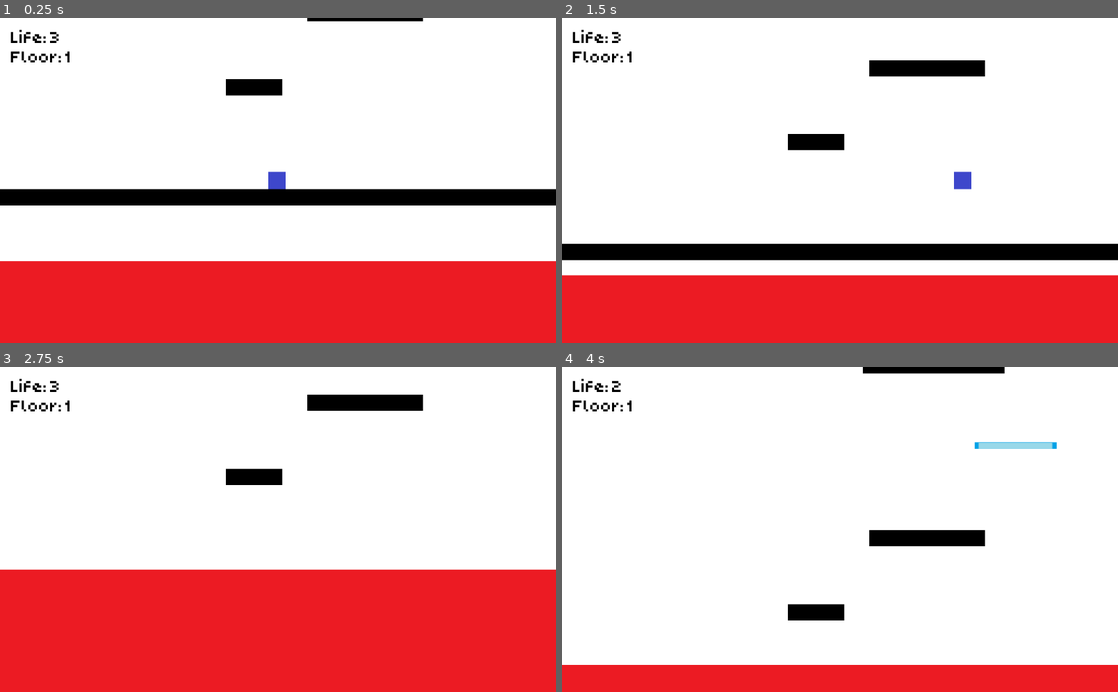
Above: before the commit, frames 1-4 (two rows, left to right).
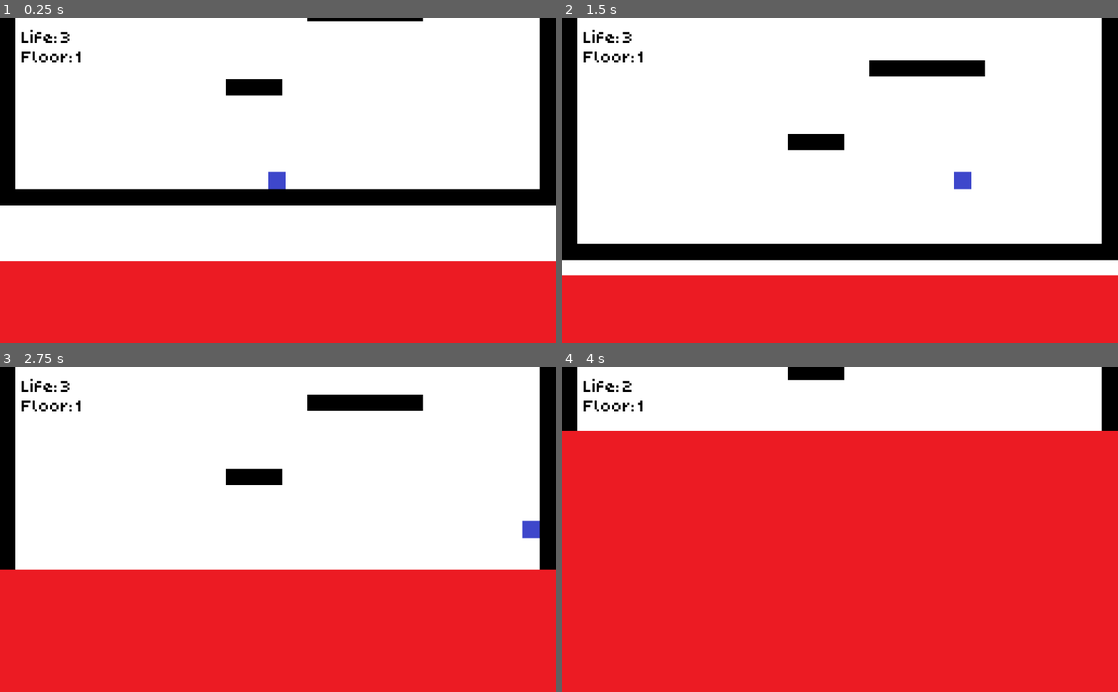
Above: after the commit, the same moments.

Repository: Darkstick/Jumper
Game: Godot game, scene res://Scenes/Levels/main.tscn
Two runs of this game, one before a commit and one after it. Both use one fixed random seed, a clock stepped at 60 frames per second and the inputs below.
Inputs:
- Up to frame 1 (0.25 s): no input
- Up to frame 2 (1.5 s): hold Right (right) from 0.53 s (still down); tap Up (up) at 0.6, 0.77, 1.07, 1.35 s
- Up to frame 3 (2.75 s): tap Up (up) at 1.52, 1.82, 2.1 s; release Right (right) at 2.03 s; hold Left (left) from 2.03 s (still down)
- Up to frame 4 (4 s): release Left (left) at 2.78 s; hold Right (right) from 2.78 s (still down); tap Up (up) at 2.85, 3.02, 3.32, 3.6, 3.77 s

The runs differ from the first frame. In frame 1, 3.4% of the frame differs, in the area x 0-100%, y 0-53%; in frame 2, 4.3%; in frame 3, 4.1%; in frame 4, 74%, in the area x 0-100%, y 0-92%.

Commit message:
added two walls

Diff:
--- a/Scenes/Levels/main.tscn
+++ b/Scenes/Levels/main.tscn
@@ -24,3 +24,13 @@
 [node name="lava" parent="." instance=ExtResource( 4 )]
 position = Vector2( 510.303, 745.444 )
 scale = Vector2( 20, 20 )
+
+[node name="staticWallL" parent="." instance=ExtResource( 1 )]
+position = Vector2( -1.7528, -7480.35 )
+scale = Vector2( 0.4, 500 )
+is_static = true
+
+[node name="staticWallR" parent="." instance=ExtResource( 1 )]
+position = Vector2( 1023.87, -7480.35 )
+scale = Vector2( 0.4, 500 )
+is_static = true
--- a/Scenes/Objects/UI.tscn
+++ b/Scenes/Objects/UI.tscn
@@ -7,7 +7,7 @@
 script = ExtResource( 2 )
 
 [node name="GUI" type="MarginContainer" parent="."]
-margin_left = 20.0
+margin_left = 40.0
 margin_top = 20.0
 margin_right = 20.0
 margin_bottom = 20.0
--- a/Scripts/Objects/basicPlatform.gd
+++ b/Scripts/Objects/basicPlatform.gd
@@ -1,11 +1,14 @@
 extends KinematicBody2D
 
 export var is_static = false
+export var z_level = 0
+
 var rng = RandomNumberGenerator.new()
 var exit = preload("res://Scenes/Objects/exitDoor.tscn")
 var obs = preload("res://Scenes/Creatures/obstacle.tscn")
 
 func _ready():
+	z_index = z_level
 	if is_static == false:
 		rng.randomize()
 		var random = rng.randf_range(0.5, 2)
--- a/Scripts/Objects/exitDoor.gd
+++ b/Scripts/Objects/exitDoor.gd
@@ -3,7 +3,7 @@
 
 func get_input():
 	if Input.is_action_just_pressed("up"):
-		z_index = -100
+		z_index = -1
 		if get_overlapping_bodies().size() == 1:
 			Global.platforms += 1
 			Ui.update_floor()
